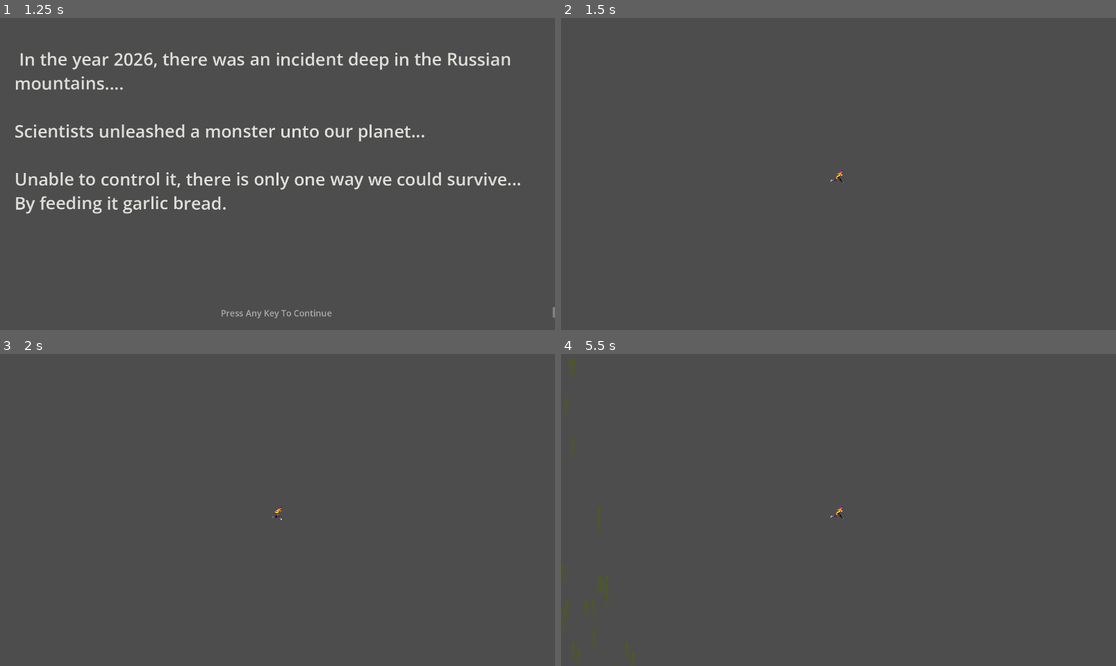
Above: before the commit, frames 1-4 (two rows, left to right).
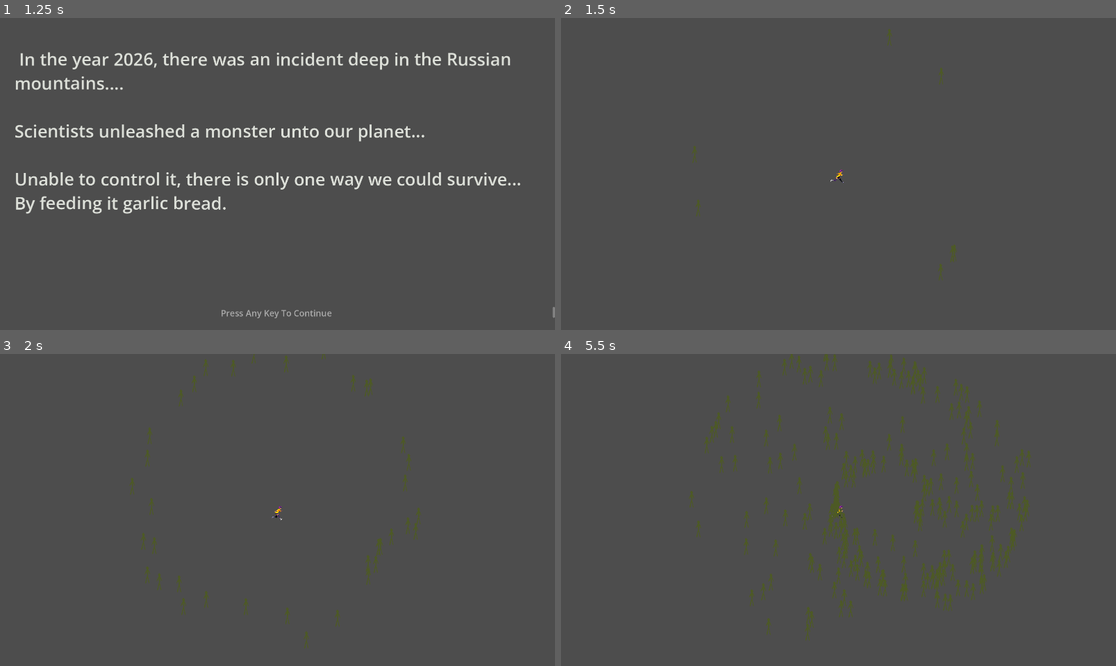
Above: after the commit, the same moments.

Repository: Falmenca/Garlic-Bread
Game: Godot game, scene res://Pages/Main_Menu.tscn
Same seed, same stepped clock (60 frames per second), same inputs: the game is played once before the commit and once after it.
Inputs (mouse positions are in pixels of both pictures, inside the frame that each line leads up to):
- Up to frame 1 (1.25 s): tap Enter (ui_accept) at 0.5 s; move the mouse to (399, 158) at 0.52 s; hold Right (ui_right) from 0.53 s (still down); hold Enter (ui_accept) from 0.53 s (still down); click (399, 158) at 0.67 s
- Up to frame 2 (1.5 s): move the mouse to (727, 189) at 1.27 s; release Right (ui_right) at 1.28 s; release Enter (ui_accept) at 1.28 s; hold Down (ui_down) from 1.28 s (still down); tap Enter (ui_accept) at 1.35 s
- Up to frame 3 (2 s): keep holding Down (ui_down); tap Enter (ui_accept) at 1.52, 1.82 s
- Up to frame 4 (5.5 s): move the mouse to (894, 441) at 2.02 s; release Down (ui_down) at 2.03 s; hold Right (ui_right) 2.03-2.78 s; hold Enter (ui_accept) 2.03-2.78 s; move the mouse to (810, 572) at 2.77 s; hold Up (ui_up) 2.78-3.53 s; tap Enter (ui_accept) at 2.85, 3.02, 3.32, 4.35, 4.52, 4.82 s; click (810, 572) at 2.92 s; move the mouse to (1005, 556) at 3.52 s; hold Enter (ui_accept) 3.53-4.28 s; hold Left (ui_left) 3.53-5.03 s; move the mouse to (672, 463) at 4.27 s; move the mouse to (866, 510) at 5.02 s; hold Down (ui_down) from 5.03 s (still down); hold Enter (ui_accept) from 5.03 s (still down); click (866, 510) at 5.17 s

Frame 1 is identical in both runs. In frame 2, 0.1% of the frame differs, in the area x 23-72%, y 3-85%; in frame 3, 0.6%; in frame 4, 4.3%, in the area x 0-85%, y 0-100%.

Commit message:
mob movement
simple mob movement and spawner loads in all stats from json

Diff:
--- a/garlic/JSON/enemies.json
+++ b/garlic/JSON/enemies.json
@@ -1,8 +1,8 @@
 {
 	"example_enemy": {
-		"name": "test",
 		"image": "Assets/Enemies/temp.png",
 		"health": 10,
-		"speed": 1
+		"speed": 1,
+		"damage": 1
 	}
 }
--- a/garlic/Levels/01/Level_1.tscn
+++ b/garlic/Levels/01/Level_1.tscn
@@ -51,7 +51,7 @@
 
 [node name="Level1" type="Node2D" unique_id=810896735]
 
-[node name="Player" type="CharacterBody2D" parent="." unique_id=1571596404]
+[node name="Player" type="CharacterBody2D" parent="." unique_id=1571596404 groups=["player"]]
 disable_mode = 2
 script = ExtResource("2_8230u")
 
--- /dev/null
+++ b/garlic/Scripts/Enemy/Behaviour.gd
@@ -0,0 +1,14 @@
+extends StaticBody2D
+
+var stats = {
+	"health": 0,
+	"speed": 0,
+	"damage": 0
+	}
+@onready var player = get_tree().get_first_node_in_group("player")
+
+func _ready() -> void:
+	pass
+
+func _physics_process(delta: float) -> void:
+	position = position.move_toward(player.position, stats["speed"] * 100 * delta)
--- a/garlic/Scripts/Enemy/EnemySpawner.gd
+++ b/garlic/Scripts/Enemy/EnemySpawner.gd
@@ -5,15 +5,16 @@
 
 extends Node
 
-const SPAWN_RADIUS = 1200
+const SPAWN_RADIUS = 500
 
 @onready var file = FileAccess.open("res://JSON/enemies.json", FileAccess.READ)
 @onready var enemies = JSON.parse_string(file.get_as_text())
-@onready var player = get_node("../Player")
+@onready var player = get_tree().get_first_node_in_group("player")
 @onready var enemy_blueprint = preload("res://Scripts/Enemy/enemy.tscn")
 @onready var enemy_instance
 
 func spawn_enemy(type: String) -> void:
+	## Spawns an enemy of set type around the player
 	var spawn_angle = randf_range(0, TAU)
 	var x_pos = player.position.x+cos(spawn_angle)*SPAWN_RADIUS
 	var y_pos = player.position.y+sin(spawn_angle)*SPAWN_RADIUS
@@ -21,6 +22,9 @@
 	enemy_instance = enemy_blueprint.instantiate()
 	var sprite = enemy_instance.get_node("Sprite2D")
 	sprite.texture = load("res://" + enemies[type]["image"])
+	for stat in enemies[type]:
+		if(stat!="image"):
+			enemy_instance.stats[stat]=enemies[type][stat]
 	add_child(enemy_instance)
 	enemy_instance.set_position(enemy_pos)
 
--- a/garlic/Scripts/Enemy/enemy.tscn
+++ b/garlic/Scripts/Enemy/enemy.tscn
@@ -1,10 +1,14 @@
 [gd_scene format=3 uid="uid://bakptstveujb5"]
 
-[sub_resource type="CircleShape2D" id="CircleShape2D_1i55d"]
+[ext_resource type="Script" uid="uid://cclnrykj88ci0" path="res://Scripts/Enemy/Behaviour.gd" id="1_brvl6"]
+
+[sub_resource type="CircleShape2D" id="CircleShape2D_brvl6"]
 
 [node name="Enemy" type="StaticBody2D" unique_id=671984780]
+script = ExtResource("1_brvl6")
 
-[node name="CollisionShape2D" type="CollisionShape2D" parent="." unique_id=1203410618]
-shape = SubResource("CircleShape2D_1i55d")
+[node name="CollisionShape2D" type="CollisionShape2D" parent="." unique_id=604638240]
+shape = SubResource("CircleShape2D_brvl6")
+disabled = true
 
 [node name="Sprite2D" type="Sprite2D" parent="." unique_id=212690924]
--- a/garlic/project.godot
+++ b/garlic/project.godot
@@ -1,3 +1,11 @@
+; Engine configuration file.
+; It's best edited using the editor UI and not directly,
+; since the parameters that go here are not all obvious.
+;
+; Format:
+;   [section] ; section goes between []
+;   param=value ; assign values to parameters
+
 config_version=5
 
 [application]
@@ -12,6 +20,10 @@
 window/size/viewport_width=1920
 window/size/viewport_height=1080
 window/size/borderless=true
+
+[dotnet]
+
+project/assembly_name="Garlic Bread"
 
 [gui]
 
Not shown, added: garlic/Scripts/Enemy/Behaviour.gd.uid
Not shown, changed: .gitignore
